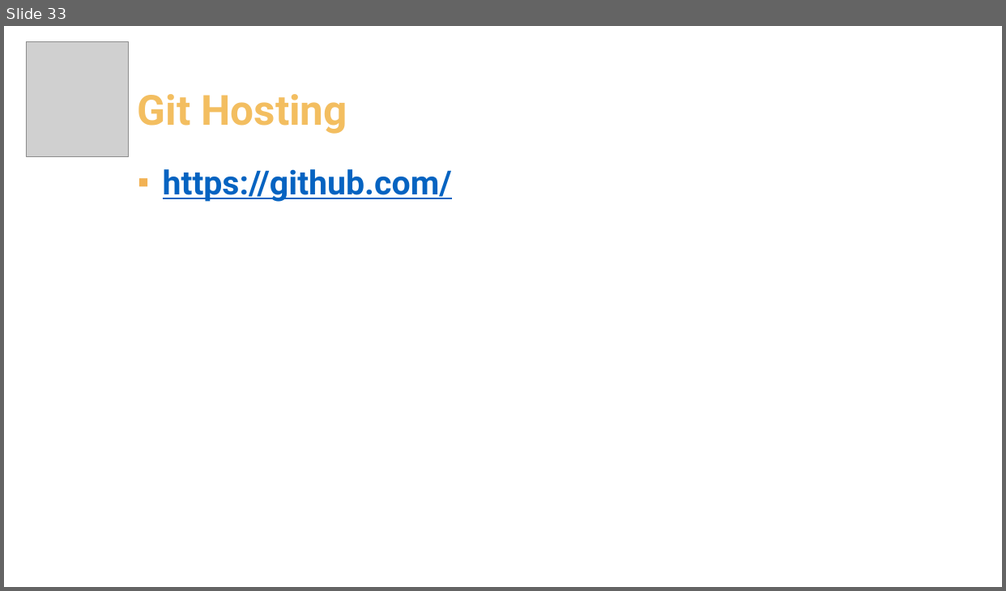
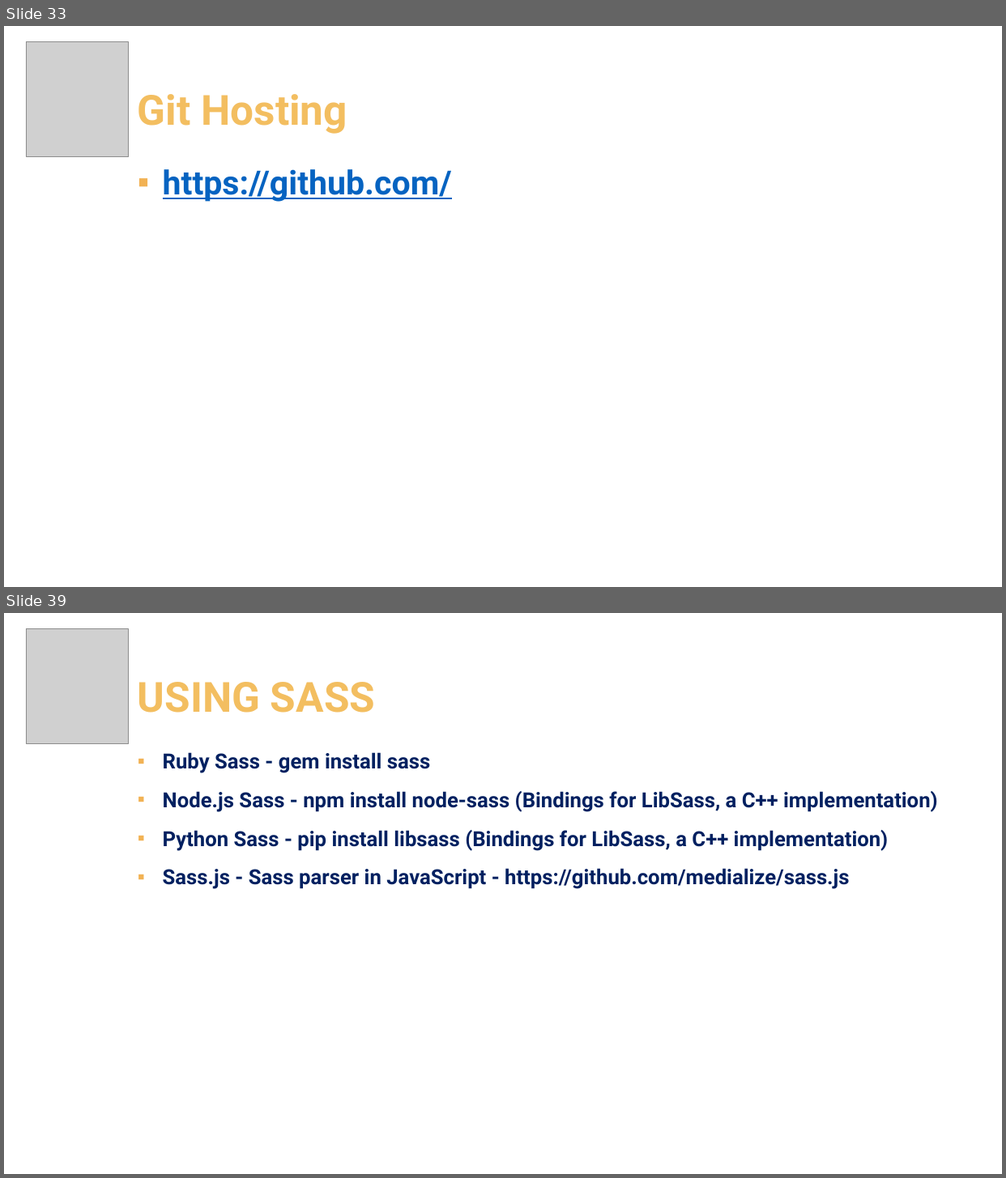
Before and after one commit to pirocorp/CSS-Advanced, a slide deck: 01. Dev Workflows & Tools/01. Dev Workflows & Tools.pptx. Shown one above the other, each under a label of ours: slide 33 before the commit, slides 33 and 39 after it; the slides between them are not shown. The pictures are 1006x591 and 1006x1178 pixels, drawn with LibreOffice and Linux fonts; fonts in the diff are those of the drawing; grey boxes stand for pictures; background and template pictures are left out. Boxes give left, top, right and bottom in pixels: in the first picture for what was removed or moved away, otherwise in the second. Text is boxed around its words. In the diff, an @@ line names an element or a change of style, - is before the commit and + after.

```diff
--- a/01. Dev Workflows & Tools/01. Dev Workflows & Tools.pptx
+++ b/01. Dev Workflows & Tools/01. Dev Workflows & Tools.pptx
@@ slide 39 added at (x1=4, y1=613, x2=1002, y2=1174), background picture (left out) @@
@@ picture added at (x1=27, y1=629, x2=129, y2=744) @@
@@ text added at (x1=138, y1=682, x2=375, y2=713), 40 pt, text #F3BE60, bold @@
+USING SASS
@@ text added at (x1=163, y1=752, x2=938, y2=889), 20 pt, text #002060, bold @@
+▪ Ruby Sass - gem install sass
+▪ Node.js Sass - npm install node-sass (Bindings for LibSass, a C++ implementation)
+▪ Python Sass - pip install libsass (Bindings for LibSass, a C++ implementation)
+▪ Sass.js - Sass parser in JavaScript - https://github.com/medialize/sass.js
```
Also in this commit, not shown: 38 other slides added.
